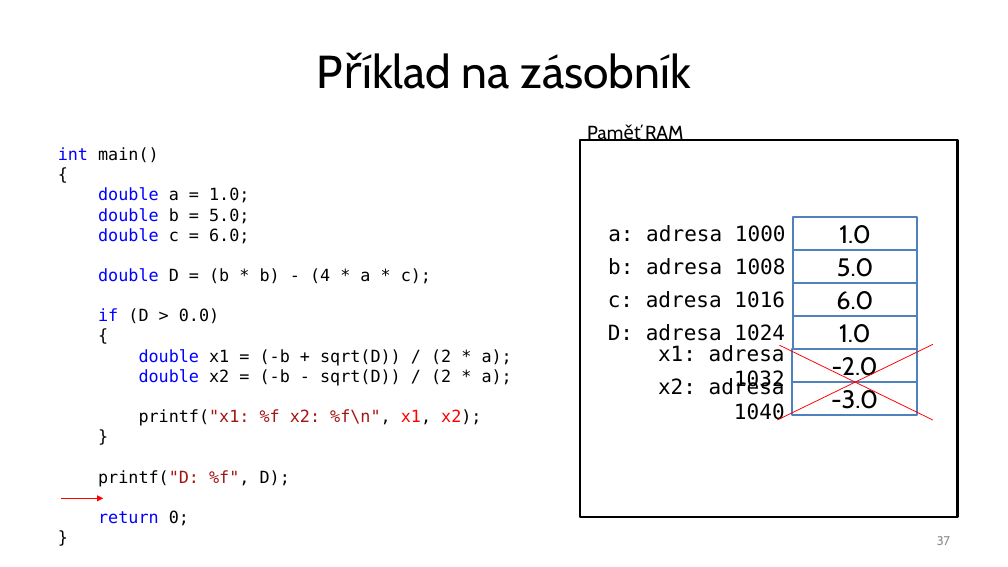
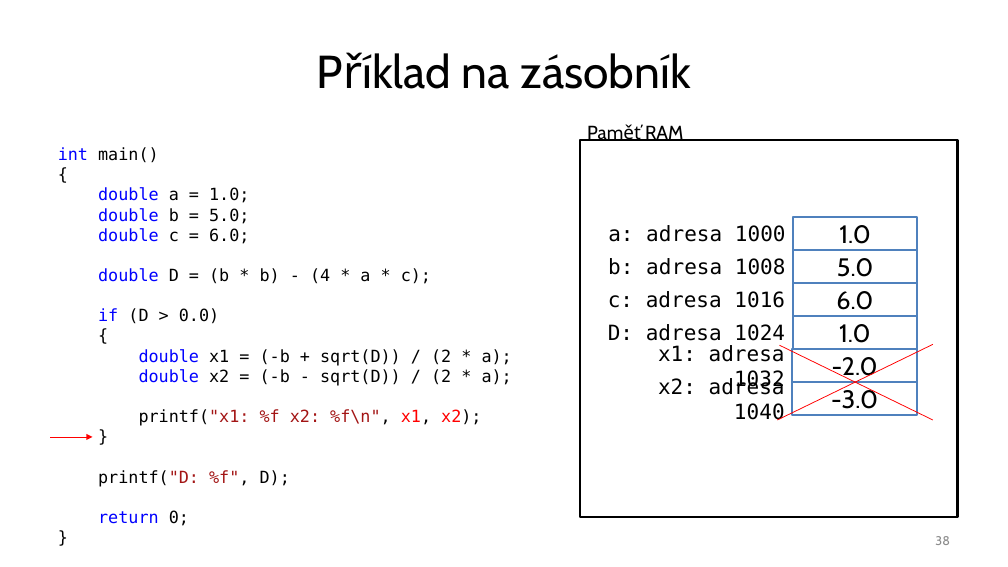
Before and after one commit to ekral/FAI, a slide deck: slide 38 of OPCPP/presentations/01_prezentace_OPR_promenne_zasobnik.pptx (slide 37 before the commit). Drawn at 1008x567 pixels with LibreOffice and Linux fonts; fonts in the diff are those of the drawing. Boxes give left, top, right and bottom in pixels: in the first picture for what was removed or moved away, otherwise in the second. Text is boxed around its words. In the diff, an @@ line names an element or a change of style, - is before the commit and + after.

```diff
--- a/OPCPP/presentations/01_prezentace_OPR_promenne_zasobnik.pptx
+++ b/OPCPP/presentations/01_prezentace_OPR_promenne_zasobnik.pptx
@@ arrow moved from (61, 498) - (104, 498) to (51, 437) - (93, 437) @@
@@ page number at [935,536,950,545]: text changed @@
-37
+38
```
Also in this commit, not shown: 3 other slides changed.
